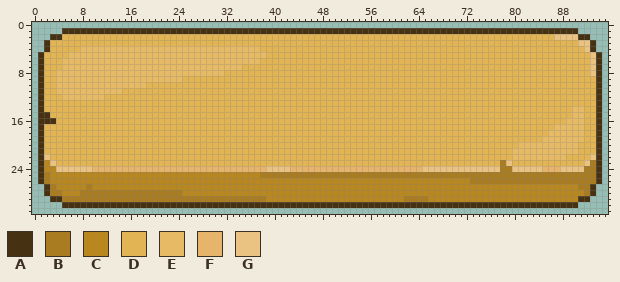
File history of a pixel-art file, assets/pixelArt/xl_button.aseprite. That is the earlier state.
96x32 pixels, 1 frame.
Palette (. is transparent): A #463112  B #a97c21  C #b98720  D #e2b453  E #e7bb66  F #e6b46b  G #eac282
Pixels before, first column x 1:
 1 ....AAAAAAAAAAAAAAAAAAAAAAAAAAAAAAAAAAAAAAAAAAAAAAAAAAAAAAAAAAAAAAAAAAAAAAAAAAAAAAAAAAAAAA....
 2 ..AADDDDDDDDDDDDDDDDDDDDDDDDDDDDDDDDDDDDDDDDDDDDDDDDDDDDDDDDDDDDDDDDDDDDDDDDDDDDDDDDDDGGGGAA..
 3 .ADDDDDDDDDDDDDDDDDDDDDDDDDDDDDDDDDDDDDDDDDDDDDDDDDDDDDDDDDDDDDDDDDDDDDDDDDDDDDDDDDDDDDDDDGGA.
 4 .ADDDDDEEEEEEEEEEEEEEEEEEEEEEEEEEEEEEDDDDDDDDDDDDDDDDDDDDDDDDDDDDDDDDDDDDDDDDDDDDDDDDDDDDDDGA.
 5 ADDDDEEEEEEEEEEEEEEEEEEEEEEEEEEEEEEEEEDDDDDDDDDDDDDDDDDDDDDDDDDDDDDDDDDDDDDDDDDDDDDDDDDDDDDDGA
 6 ADDDEEEEEEEEEEEEEEEEEEEEEEEEEEEEEEEEEDDDDDDDDDDDDDDDDDDDDDDDDDDDDDDDDDDDDDDDDDDDDDDDDDDDDDDDGA
 7 ADDDEEEEEEEEEEEEEEEEEEEEEEEEEEEEEEDDDDDDDDDDDDDDDDDDDDDDDDDDDDDDDDDDDDDDDDDDDDDDDDDDDDDDDDDDGA
 8 ADDEEEEEEEEEEEEEEEEEEEEEEEEEEEEDDDDDDDDDDDDDDDDDDDDDDDDDDDDDDDDDDDDDDDDDDDDDDDDDDDDDDDDDDDDDGA
 9 ADDEEEEEEEEEEEEEEEEEEEEEDDDDDDDDDDDDDDDDDDDDDDDDDDDDDDDDDDDDDDDDDDDDDDDDDDDDDDDDDDDDDDDDDDDDDA
10 ADDEEEEEEEEEEEEEEEDDDDDDDDDDDDDDDDDDDDDDDDDDDDDDDDDDDDDDDDDDDDDDDDDDDDDDDDDDDDDDDDDDDDDDDDDDDA
11 ADDEEEEEEEEEEEDDDDDDDDDDDDDDDDDDDDDDDDDDDDDDDDDDDDDDDDDDDDDDDDDDDDDDDDDDDDDDDDDDDDDDDDDDDDDDDA
12 ADDDEEEEEEEDDDDDDDDDDDDDDDDDDDDDDDDDDDDDDDDDDDDDDDDDDDDDDDDDDDDDDDDDDDDDDDDDDDDDDDDDDDDDDDDDDA
13 ADDDDDDDDDDDDDDDDDDDDDDDDDDDDDDDDDDDDDDDDDDDDDDDDDDDDDDDDDDDDDDDDDDDDDDDDDDDDDDDDDDDDDDDDDDDDA
14 ADDDDDDDDDDDDDDDDDDDDDDDDDDDDDDDDDDDDDDDDDDDDDDDDDDDDDDDDDDDDDDDDDDDDDDDDDDDDDDDDDDDDDDDDEEDDA
15 AADDDDDDDDDDDDDDDDDDDDDDDDDDDDDDDDDDDDDDDDDDDDDDDDDDDDDDDDDDDDDDDDDDDDDDDDDDDDDDDDDDDDDDDEEDDA
16 AAADDDDDDDDDDDDDDDDDDDDDDDDDDDDDDDDDDDDDDDDDDDDDDDDDDDDDDDDDDDDDDDDDDDDDDDDDDDDDDDDDDDDDEEEDDA
17 ADDDDDDDDDDDDDDDDDDDDDDDDDDDDDDDDDDDDDDDDDDDDDDDDDDDDDDDDDDDDDDDDDDDDDDDDDDDDDDDDDDDDDEEEEEDDA
18 ADDDDDDDDDDDDDDDDDDDDDDDDDDDDDDDDDDDDDDDDDDDDDDDDDDDDDDDDDDDDDDDDDDDDDDDDDDDDDDDDDDDDEEEEEEDDA
19 ADDDDDDDDDDDDDDDDDDDDDDDDDDDDDDDDDDDDDDDDDDDDDDDDDDDDDDDDDDDDDDDDDDDDDDDDDDDDDDDDDDDEEEEEEEDDA
20 ADDDDDDDDDDDDDDDDDDDDDDDDDDDDDDDDDDDDDDDDDDDDDDDDDDDDDDDDDDDDDDDDDDDDDDDDDDDDDDDEEEEEEEEEEDDDA
21 ADDDDDDDDDDDDDDDDDDDDDDDDDDDDDDDDDDDDDDDDDDDDDDDDDDDDDDDDDDDDDDDDDDDDDDDDDDDDDDEEEEEEEEEEEDDDA
22 AGDDDDDDDDDDDDDDDDDDDDDDDDDDDDDDDDDDDDDDDDDDDDDDDDDDDDDDDDDDDDDDDDDDDDDDDDDDDDDEEEEEEEEEDDDDGA
23 ACGDDDDDDDDDDDDDDDDDDDDDDDDDDDDDDDDDDDDDDDDDDDDDDDDDDDDDDDDDDDDDDDDDDDDDDDDDDBGDDDDDDDDDDDDGBA
24 ACCGGGGGGFFFFFFFFFFFFFFFFFFFFFFFFFFFFFGGGGFFFFFFFFFFFFFFFFFFFFFFGGGGGGGGGGGGGBBGGGGGFFFGGGGBBA
25 ABCCCCCCCCCCCCCCCCCCCCCCCCCCCCCCCCCCCBBBBBBBBBBBBBBBBBBBBBBBBBBBBBBBBBBBBBBBBBBBBBBBBBBBBBBBBA
26 ABCCCCCCCCCCCCCCCCCCCCCCCCCCCCCCCCCCCCCCCCCCCCCCCCCCCCCCCCCCCCCCCCCCCCCCBBBBBBBBBBBBBBBBBBBBBA
27 .ABCCCCCBCCCCCCCCCCCCCCCCCCCCCCCCCCCCCCCCCCCCCCCCCCCCCCCCCCCCCCCCCCCCCCCCCCCCCCCCCCCCCCCCCBBA.
28 .ABBCCCBBBBBBBBBBBBBBBBBCCCCCCCCCCCCCCCCCCCCCCCCCCCCCCCCCCCCCCCCCCCCCCCCCCCCCCCCCCCCCCCCCCCBA.
29 ..AABBBBBBBBBBBBBBBBBBBBBBBBBBBBBBBBBBCCCCCCCCCCCCCCCCCCCCCCCBBBBCCCCCCCCCCCCCCCCCCCCCCCCCAA..
30 ....AAAAAAAAAAAAAAAAAAAAAAAAAAAAAAAAAAAAAAAAAAAAAAAAAAAAAAAAAAAAAAAAAAAAAAAAAAAAAAAAAAAAAA....
The result:
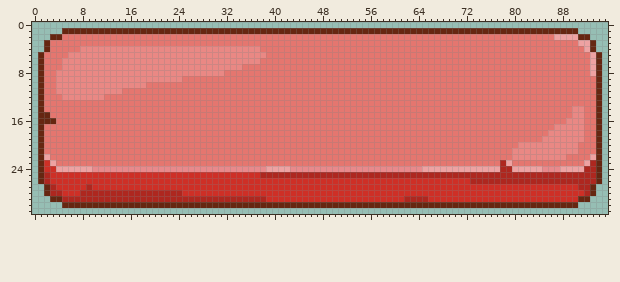
Diff:
layer "xl_red" now shown
layer "xl_yellow" now hidden
Colour A changes from #463112 to #662611.
Colour B changes from #a97c21 to #ae271f.
Colour C changes from #b98720 to #ce2f26.
Colour D changes from #e2b453 to #e5766f.
Colour E changes from #e7bb66 to #ea8884.
Colour F changes from #e6b46b to #e9898b.
Colour G changes from #eac282 to #eea2a2.
